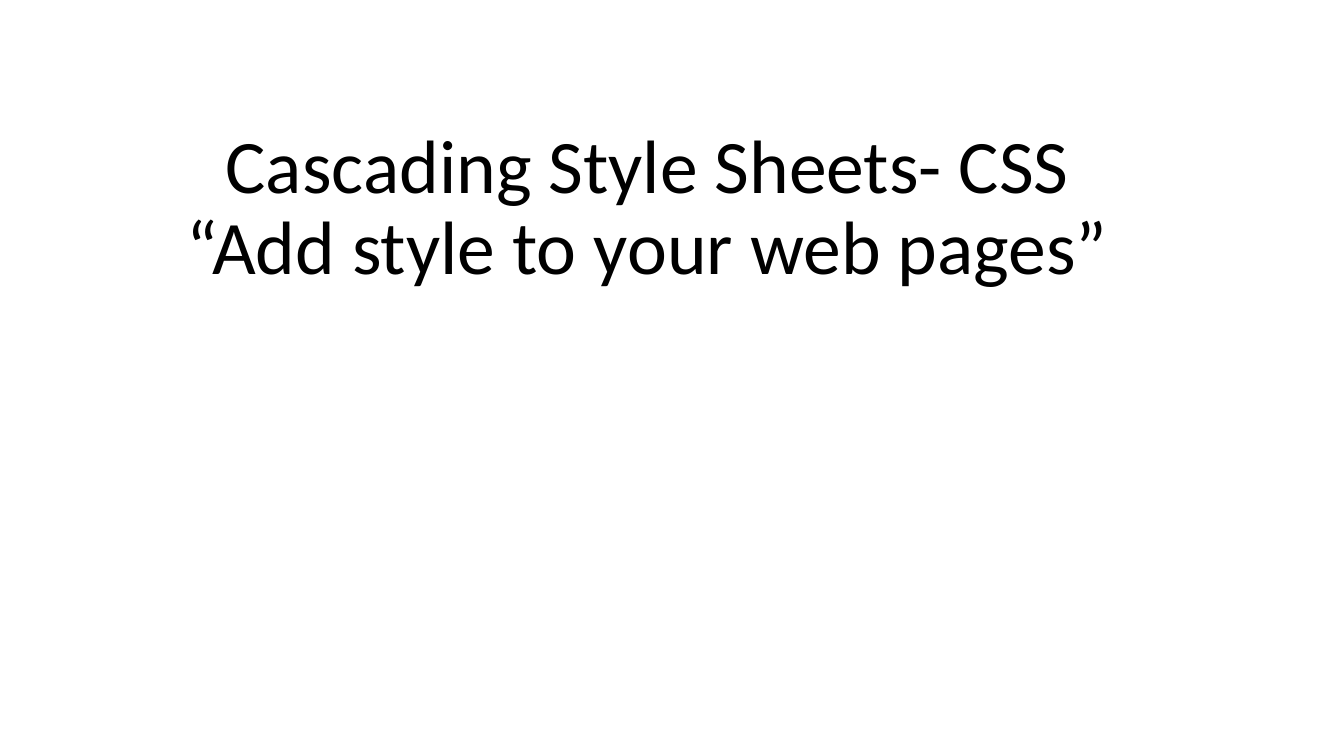
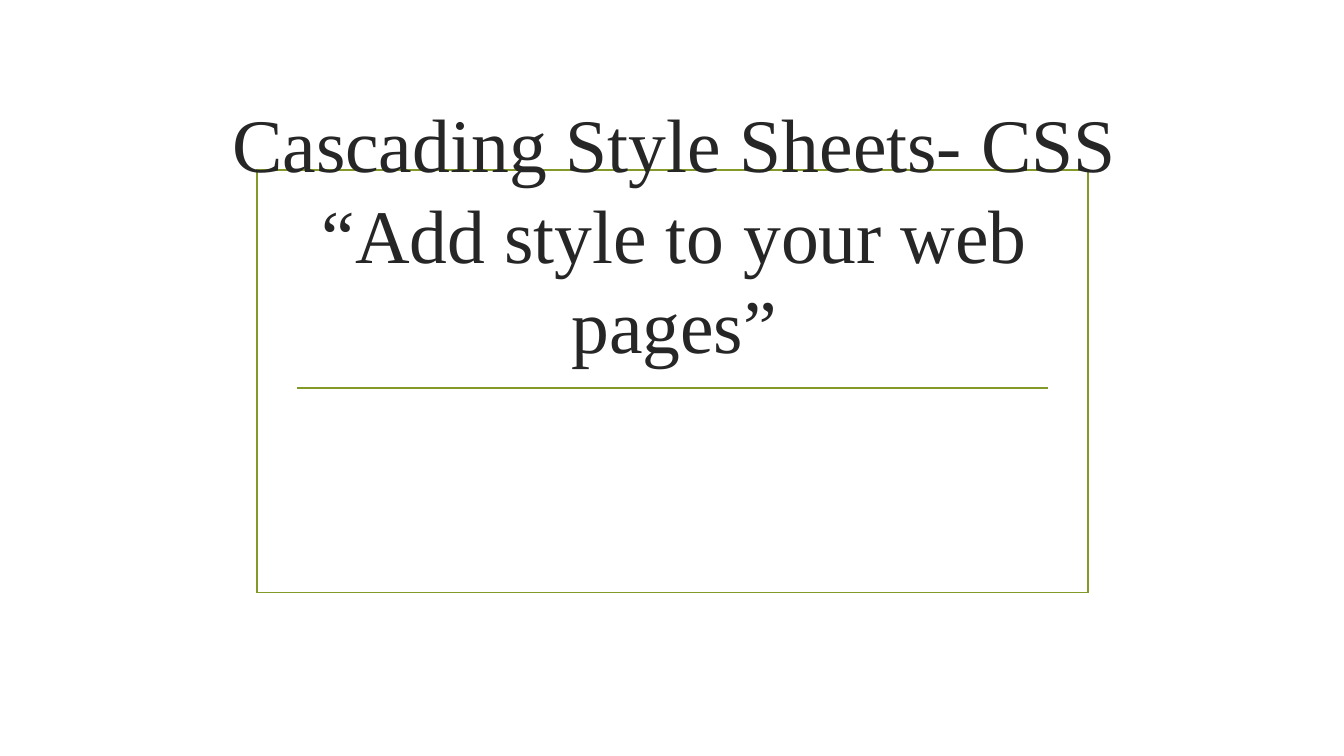
Before and after one commit to saikirandd/cssworkshop, a slide deck: slide 1 of Cascading Style Sheets- CSS.pptx. Drawn at 1344x756 pixels with LibreOffice and Linux fonts; fonts in the diff are those of the drawing; background and template pictures are left out. Boxes give left, top, right and bottom in pixels: in the first picture for what was removed or moved away, otherwise in the second. Text is boxed around its words. In the diff, an @@ line names an element or a change of style, - is before the commit and + after.

```diff
--- a/Cascading Style Sheets- CSS.pptx
+++ b/Cascading Style Sheets- CSS.pptx
@@ title "Cascading Style Sheets- CSS “Add ...": place and size @@
-title "Cascading Style Sheets- CSS “Add ..." at [187, 140, 1108, 287]
+title "Cascading Style Sheets- CSS “Add ..." at [232, 119, 1115, 369]
@@ title "Cascading Style Sheets- CSS “Add ..." at [232, 119, 1115, 369]: font Calibri to Times New Roman, text colour #000000 to #262626; line spacing 0.9 to 1 @@
@@ rectangle added at [257, 170, 1089, 593], outline #83992A 1.25 pt @@
@@ line added from (296, 388) to (1049, 388), #83992A 1.25 pt @@
```
Also in this commit, not shown: 20 other slides changed, 2 slides added.
